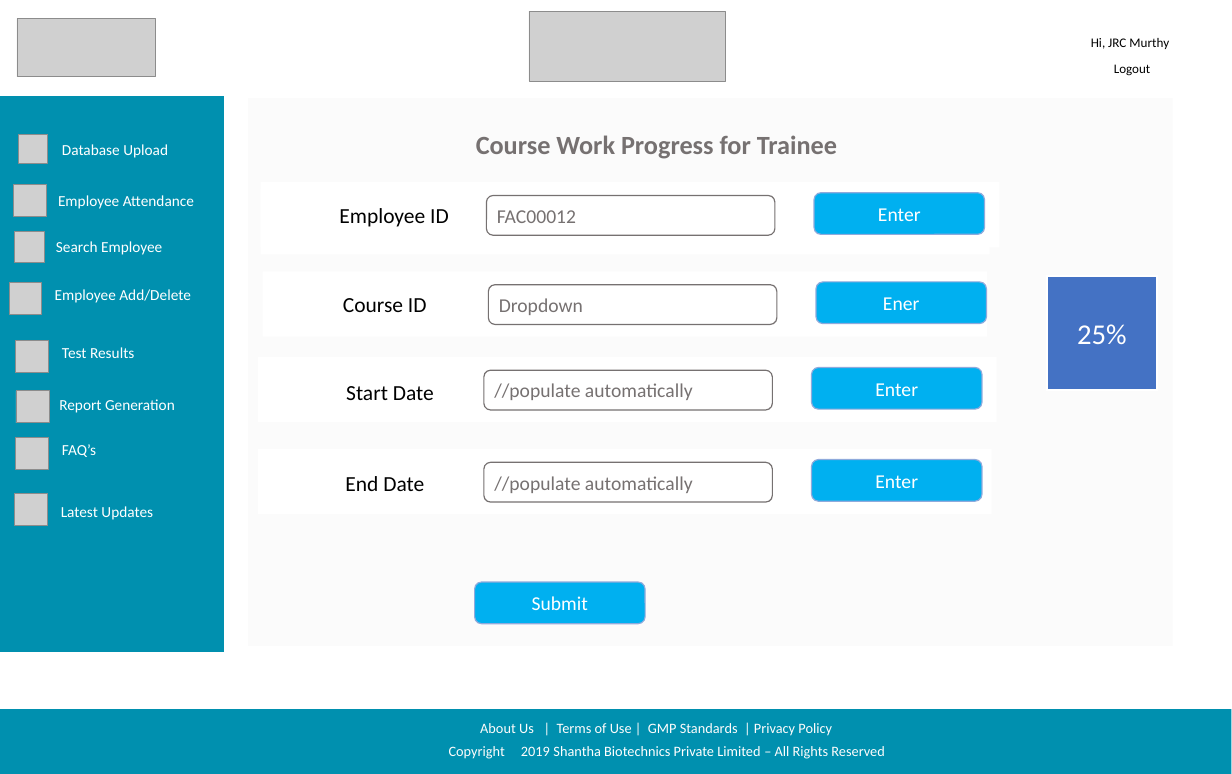
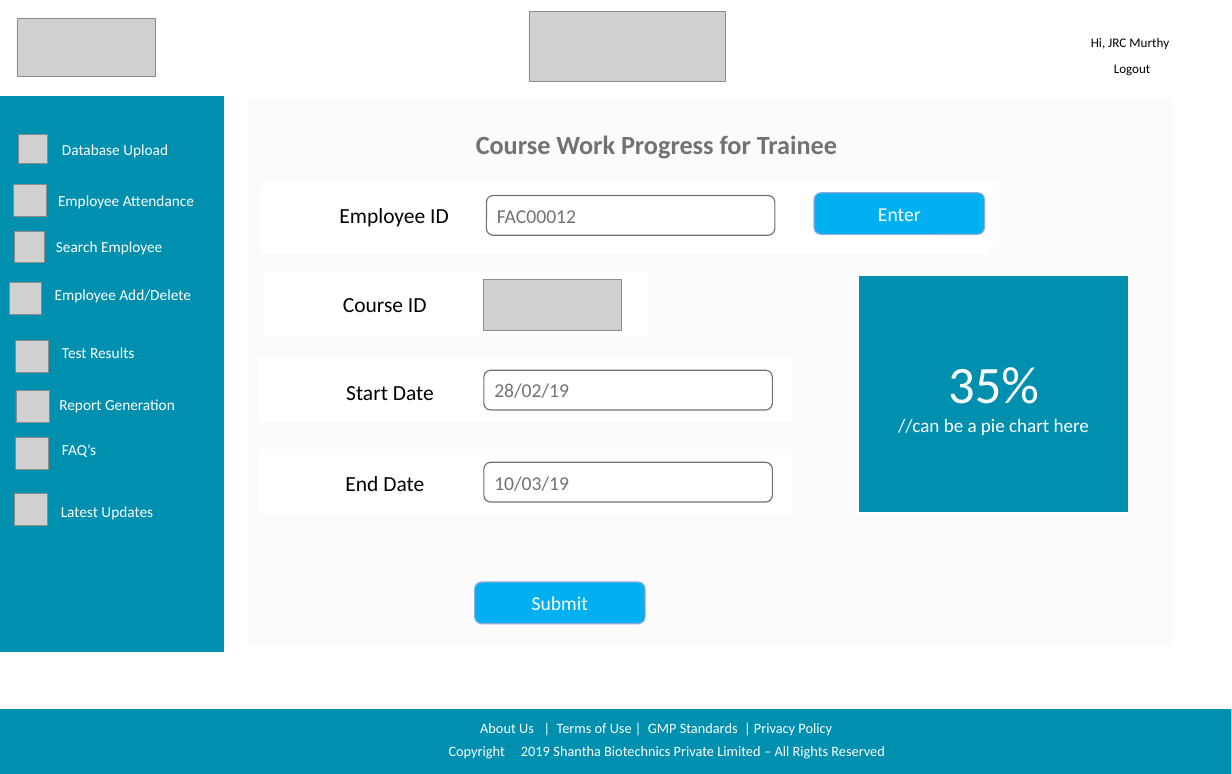
Before and after one commit to sarthakbhutani/Shantha_sih2019, a slide deck: slide 4 of Documentation/Screen Designs/Shanta Sanofi Screen Designs.pptx. Drawn at 1232x774 pixels with LibreOffice and Linux fonts; fonts in the diff are those of the drawing; grey boxes stand for pictures; background and template pictures are left out. Boxes give left, top, right and bottom in pixels: in the first picture for what was removed or moved away, otherwise in the second. Text is boxed around its words. In the diff, an @@ line names an element or a change of style, - is before the commit and + after.

```diff
--- a/Documentation/Screen Designs/Shanta Sanofi Screen Designs.pptx
+++ b/Documentation/Screen Designs/Shanta Sanofi Screen Designs.pptx
@@ text "E" rewrapped from (623,387,633,397) to (521,383,531,397) @@
@@ picture added at (484,279,622,330) @@
@@ rounded rectangle removed at (488,285,777,324) @@
-Dropdown
@@ rounded rectangle removed at (816,282,986,323) @@
-Ener
@@ rectangle added at (858,275,1130,513), fill #0090AF, outline #FFFFFF 1.5 pt, 16 pt, text #FFFFFF @@
+35%
+//can be a pie chart here
@@ rectangle removed at (1047,276,1157,390) @@
-25%
@@ text "E" rewrapped from (258,357,996,422) to (521,476,531,490) @@
@@ text in rounded rectangle at (494,383,569,398): text changed @@
-//populate automatically
+28/02/19
@@ rounded rectangle removed at (812,367,982,408) @@
-Enter
@@ text "E" rewrapped from (258,449,991,514) to (258,449,793,514) @@
@@ text in rounded rectangle at (494,476,569,491): text changed @@
-//populate automatically
+10/03/19
@@ rounded rectangle removed at (812,459,982,500) @@
-Enter
```
Also in this commit, not shown: 3 other slides changed, 1 slide removed.
